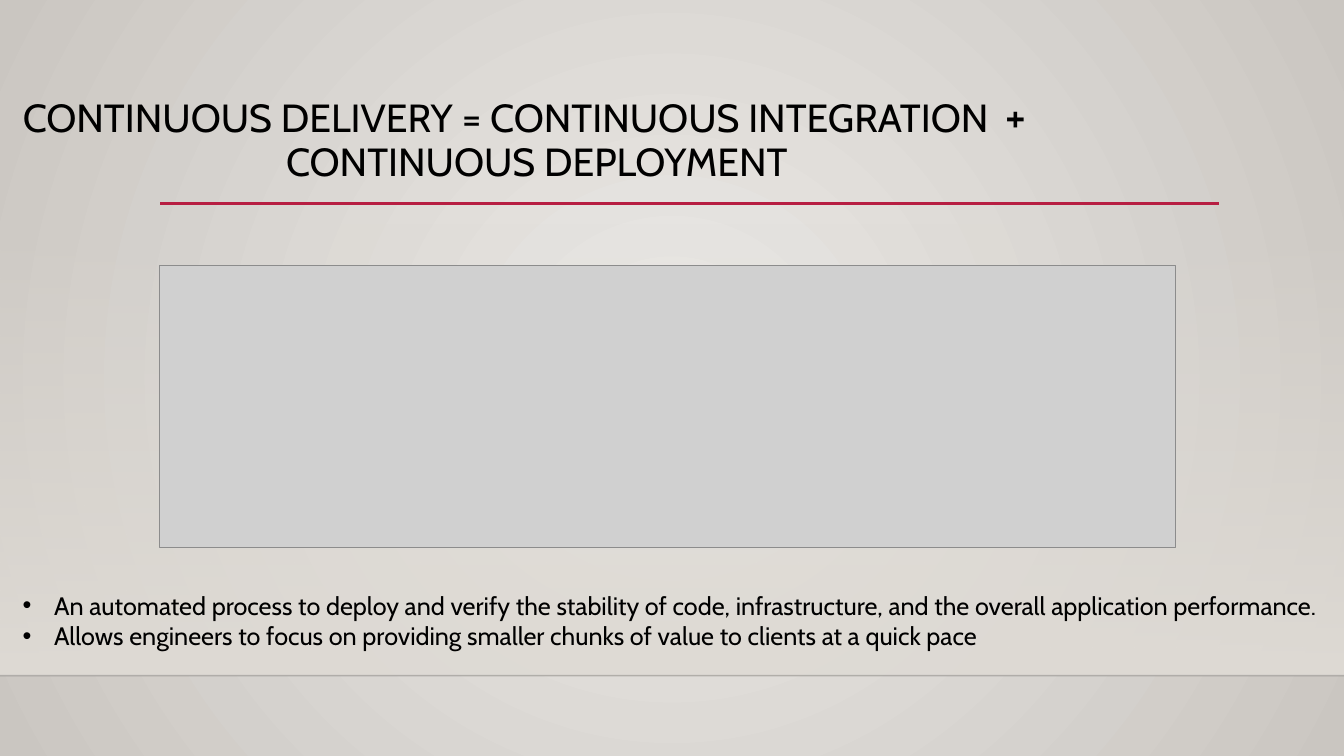
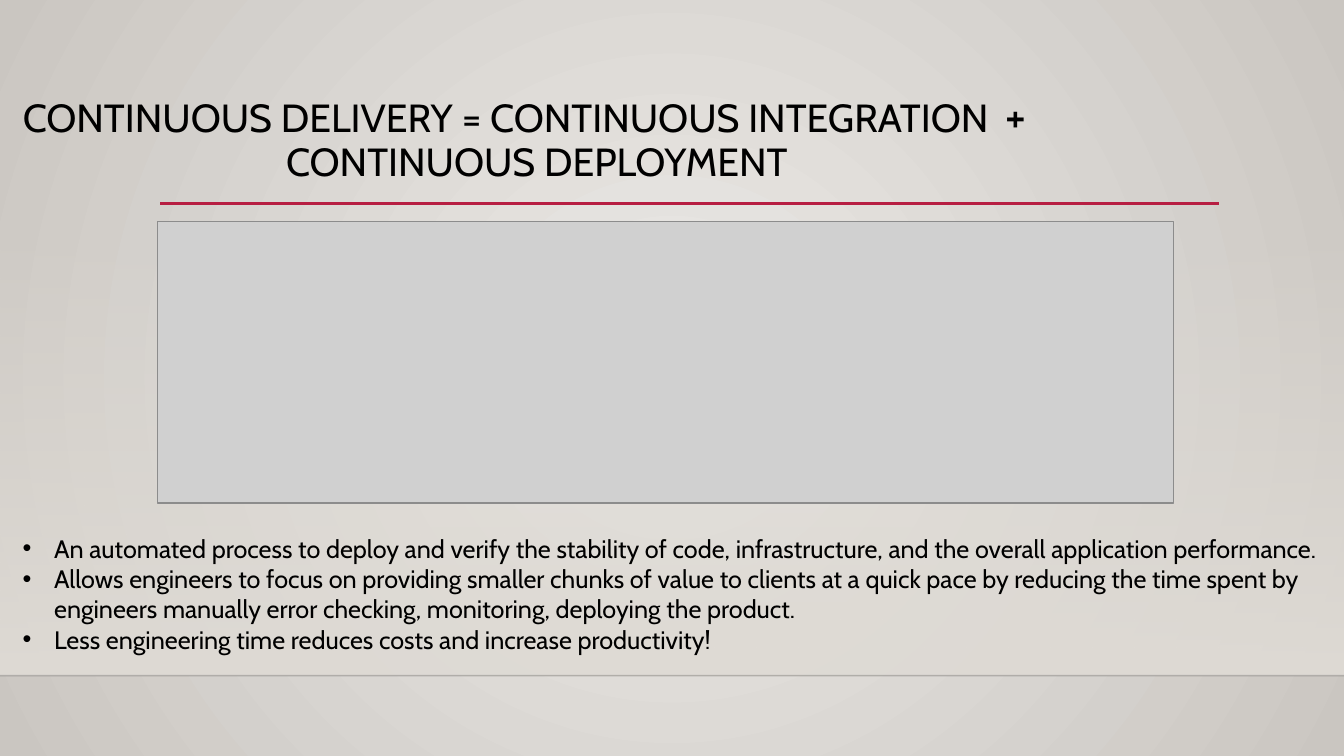
Before and after one commit to acholonu/udacity_cicd_project3, a slide deck: slide 2 of CICD_proposal.pptx. Drawn at 1344x756 pixels with LibreOffice and Linux fonts; fonts in the diff are those of the drawing; grey boxes stand for pictures; background and template pictures are left out. Boxes give left, top, right and bottom in pixels: in the first picture for what was removed or moved away, otherwise in the second. Text is boxed around its words. In the diff, an @@ line names an element or a change of style, - is before the commit and + after.

```diff
--- a/CICD_proposal.pptx
+++ b/CICD_proposal.pptx
@@ picture: place and size @@
-picture at box(160, 266, 1177, 547)
+picture at box(157, 222, 1174, 503)
@@ text "An automated process to deploy ...": place and size @@
-text "An automated process to deploy ..." at box(54, 596, 1316, 651)
+text "An automated process to deploy ..." at box(54, 539, 1316, 655)
@@ text at box(54, 569, 1298, 655): text changed @@
-• Allows engineers to focus on providing smaller chunks of value to clients at a quick pace
+• Allows engineers to focus on providing smaller chunks of value to clients at a quick pace by reducing the time spent by engineers manually error checking, monitoring, deploying the product.
+• Less engineering time reduces costs and increase productivity!
```
Also in this commit, not shown: 4 other slides changed, 3 other files.
